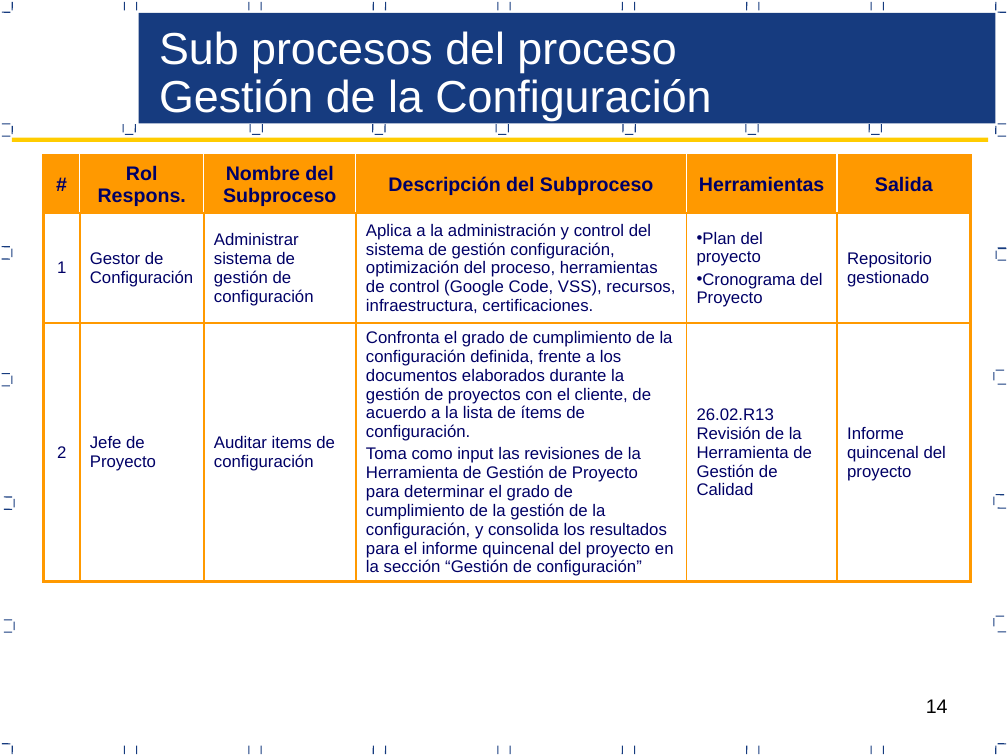
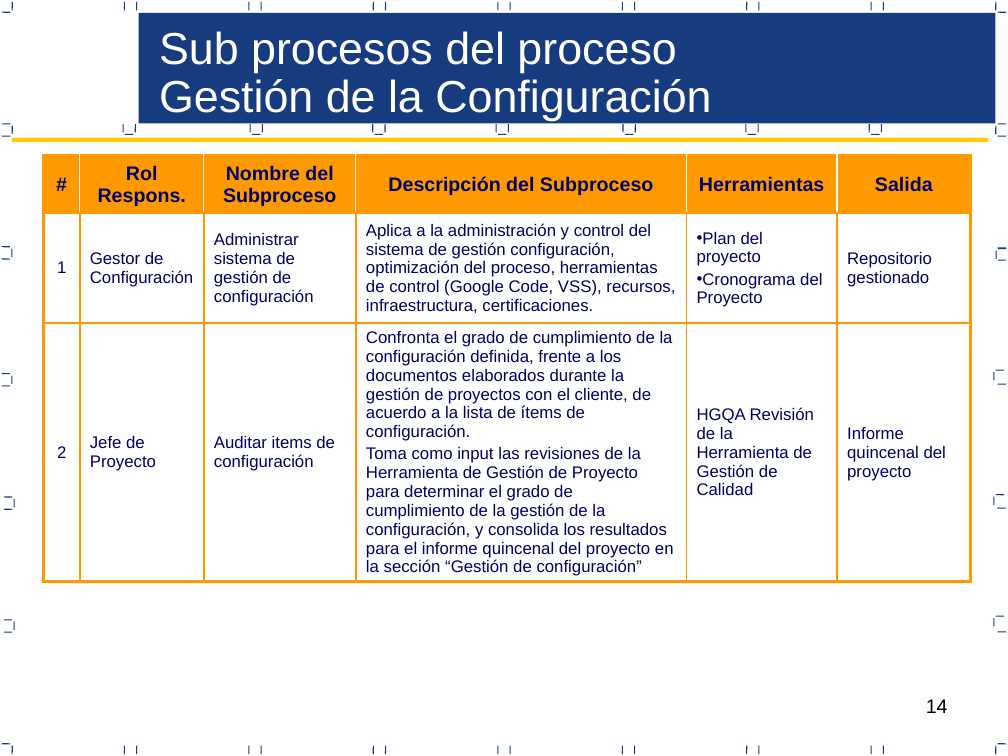
Before and after one commit to Aspersoft/Documentacion, a slide deck: slide 14 of CM/Resolucion/PGC_V 1.0_2017.pptx. Drawn at 1008x756 pixels with LibreOffice and Linux fonts; fonts in the diff are those of the drawing. Boxes give left, top, right and bottom in pixels: in the first picture for what was removed or moved away, otherwise in the second. Text is boxed around its words. In the diff, an @@ line names an element or a change of style, - is before the commit and + after.

Commit message:
Proceso de Gestión de Configuración 1.0

```diff
--- a/CM/Resolucion/PGC_V 1.0_2017.pptx
+++ b/CM/Resolucion/PGC_V 1.0_2017.pptx
@@ table at (43,156,971,601) @@
-row 3, column 5: 26.02.R13 Revisión de la Herramienta de Gestión de Calidad
+row 3, column 5: HGQA Revisión de la Herramienta de Gestión de Calidad
```
Also in this commit, not shown: 9 other slides changed.
